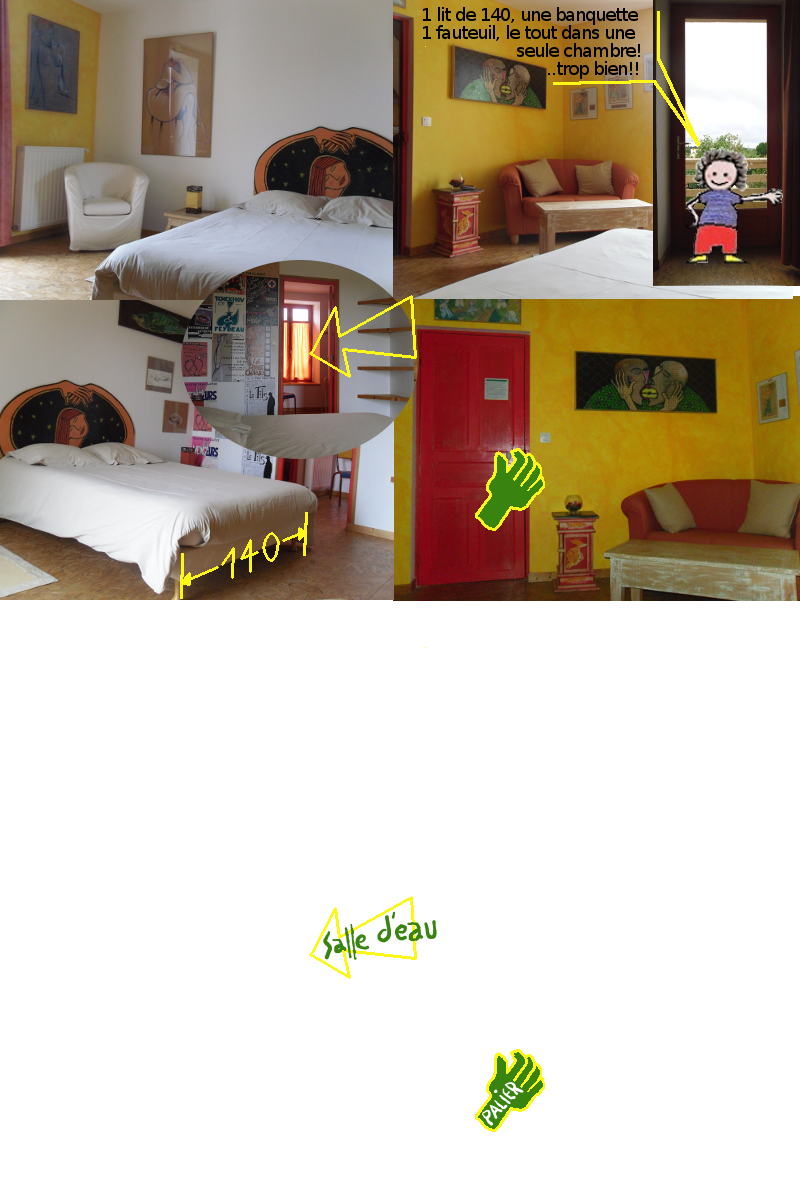
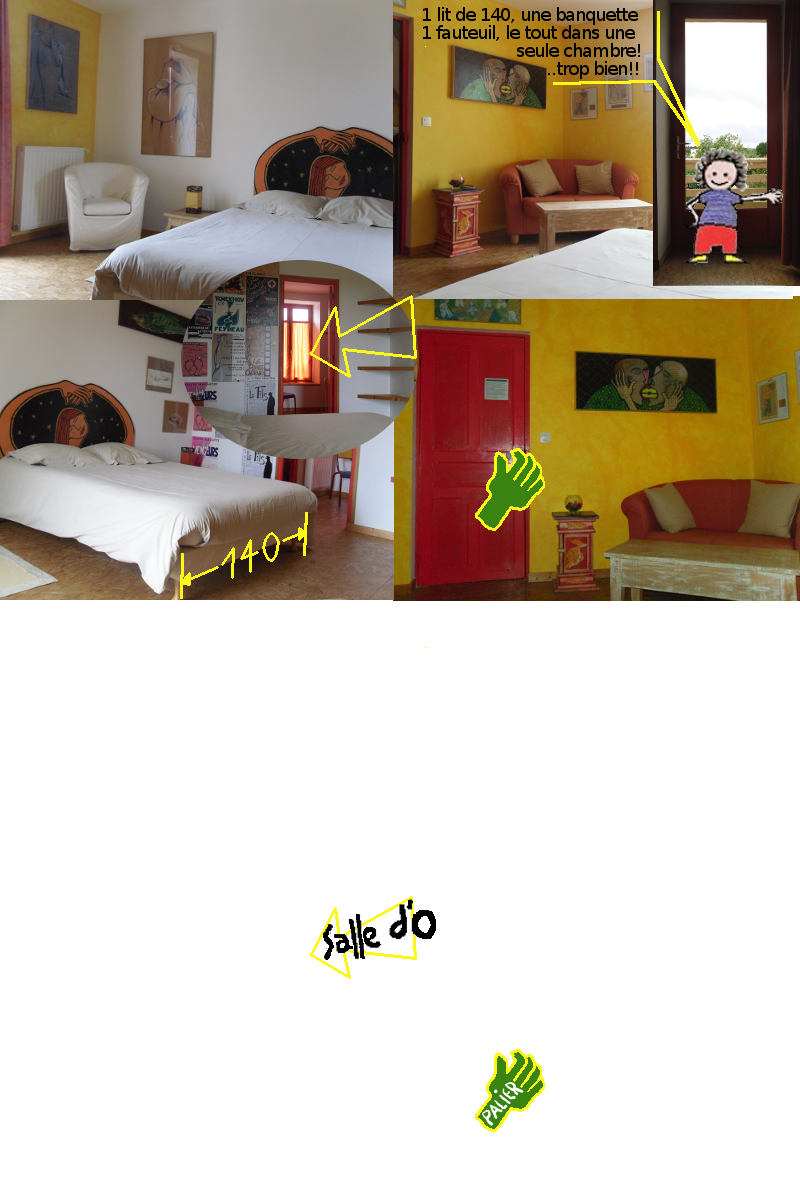
Two versions of the same layered image (800px x 1200px). Layer-by-layer changes:
renamed "Copie de Nouveau calque" to "texte en bas", painted on it over <box>323,899,437,960</box>
